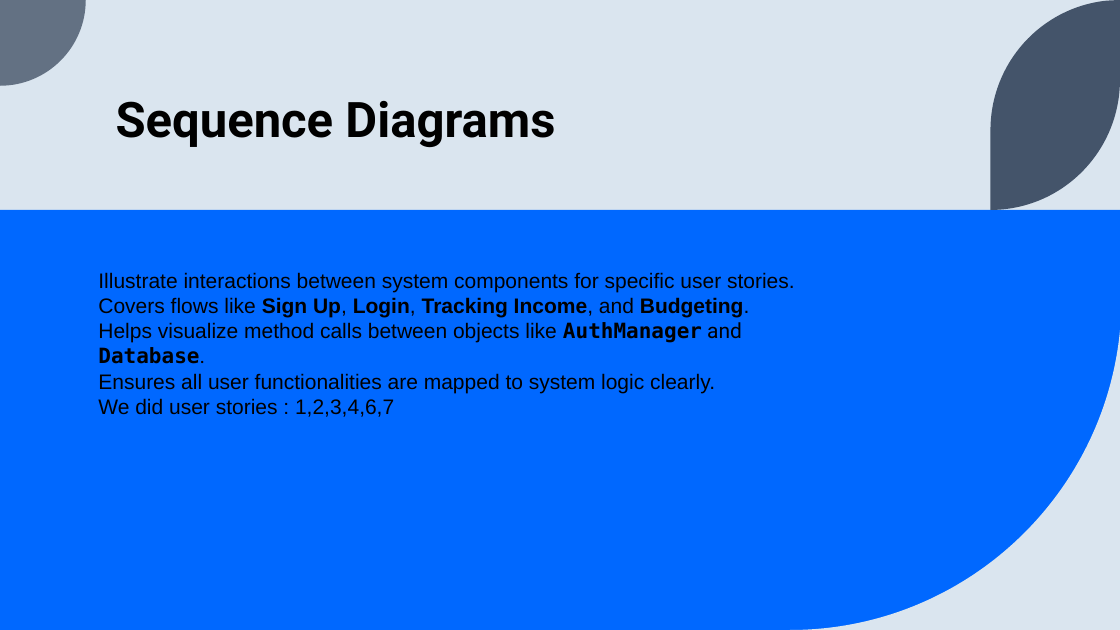
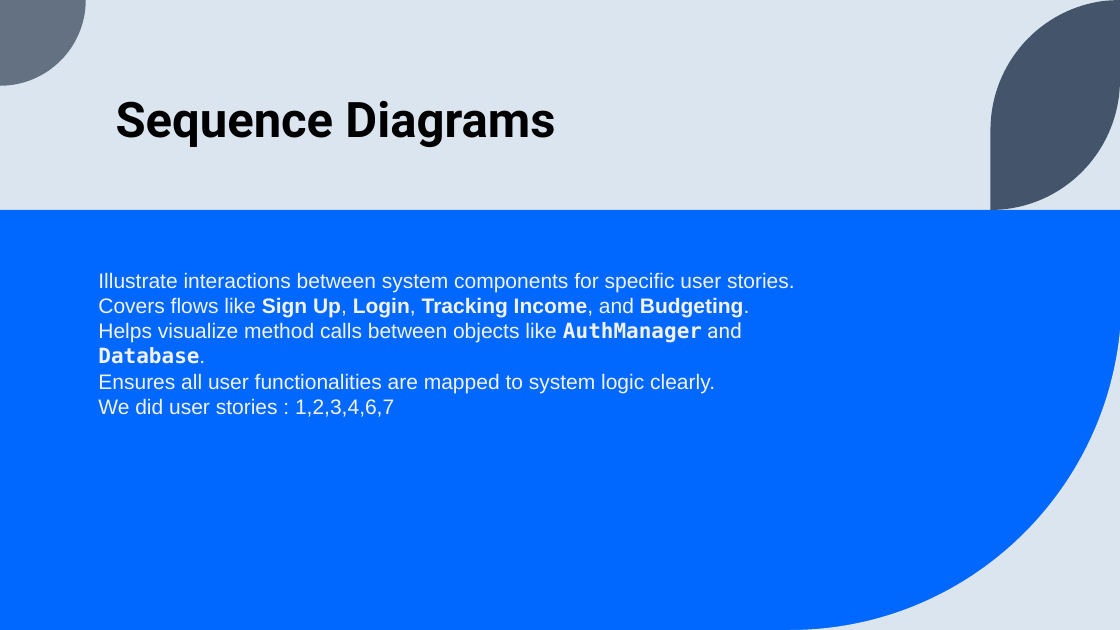
Before and after one commit to SamirSheriff/personal-Budgeting, a slide deck: slide 7 of SDS.pptx. Drawn at 1120x630 pixels with LibreOffice and Linux fonts; fonts in the diff are those of the drawing. Boxes give left, top, right and bottom in pixels: in the first picture for what was removed or moved away, otherwise in the second. Text is boxed around its words. In the diff, an @@ line names an element or a change of style, - is before the commit and + after.

```diff
--- a/SDS.pptx
+++ b/SDS.pptx
@@ text "Illustrate interactions between system components ..." at (98,272,795,417): text colour #000000 to #F2F2F2 @@
```
Also in this commit, not shown: 4 slides added, 1 slide removed, 1 other file.
